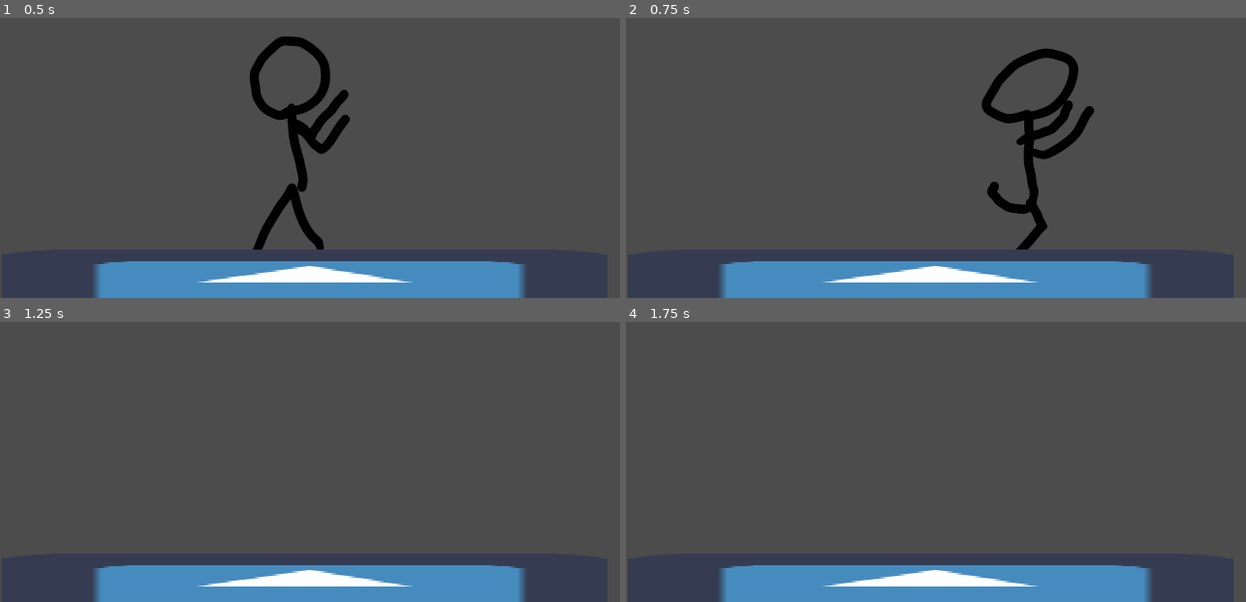
Above: before the commit, frames 1-4 (two rows, left to right).
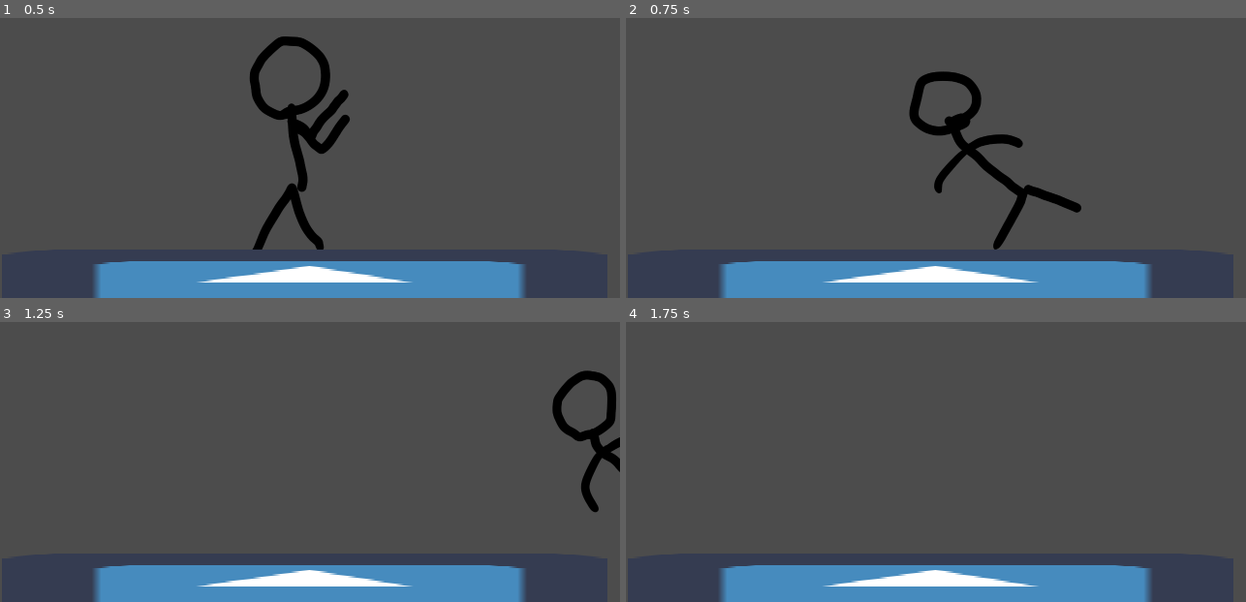
Above: after the commit, the same moments.

Repository: Utfigyii/fighting
Game: Godot game, scene res://assets/scenes/testArena.tscn
The game is run twice, just before and just after one commit, with the same random seed, the same clock (stepped at 60 frames per second) and the same inputs. The engine's default icon, where the game draws it, is replaced by a stand-in: a white triangle on a blue panel in a dark square.
Inputs:
- Up to frame 1 (0.5 s): no input
- Up to frame 2 (0.75 s): tap Enter at 0.5 s; hold Right (ui_right) from 0.53 s (still down); hold J (lk) from 0.53 s (still down)
- Up to frame 3 (1.25 s): keep holding Right (ui_right); keep holding J (lk); tap K (rk) at 0.8 s
- Up to frame 4 (1.75 s): release Right (ui_right) at 1.28 s; release J (lk) at 1.28 s; hold Down (ui_down) from 1.28 s (still down); tap K (rk) at 1.35 s; tap I (rp) at 1.55 s

Frame 1 is identical in both runs. In frame 2, 5.6% of the frame differs, in the area x 45-76%, y 10-83%; in frame 3, 1.6%; in frame 4, nothing differs.

Commit message:
added kicks

Diff:
--- a/assets/characters/FIGHTER_stickman.tscn
+++ b/assets/characters/FIGHTER_stickman.tscn
@@ -13,6 +13,10 @@
 [ext_resource path="res://assets/textures/fighters/stickman/stickman_ljab0010.png" type="Texture" id=11]
 [ext_resource path="res://assets/textures/fighters/stickman/stickman_rjab0006.png" type="Texture" id=12]
 [ext_resource path="res://assets/textures/fighters/stickman/stickman_rjab0007.png" type="Texture" id=13]
+[ext_resource path="res://assets/textures/fighters/stickman/stickman_lkick0012.png" type="Texture" id=14]
+[ext_resource path="res://assets/textures/fighters/stickman/stickman_rkick0015.png" type="Texture" id=15]
+[ext_resource path="res://assets/textures/fighters/stickman/stickman_lkick0013.png" type="Texture" id=16]
+[ext_resource path="res://assets/textures/fighters/stickman/stickman_rkick0016.png" type="Texture" id=17]
 
 [sub_resource type="RectangleShape2D" id=8]
 extents = Vector2( 64, 214 )
@@ -27,6 +31,11 @@
 "name": "idle",
 "speed": 24.0
 }, {
+"frames": [  ],
+"loop": true,
+"name": "New Anim",
+"speed": 5.0
+}, {
 "frames": [ ExtResource( 4 ) ],
 "loop": true,
 "name": "crouch",
@@ -50,6 +59,16 @@
 "frames": [ ExtResource( 12 ), ExtResource( 13 ) ],
 "loop": true,
 "name": "rjab",
+"speed": 5.0
+}, {
+"frames": [ ExtResource( 15 ), ExtResource( 17 ) ],
+"loop": true,
+"name": "rkick",
+"speed": 5.0
+}, {
+"frames": [ ExtResource( 14 ), ExtResource( 16 ) ],
+"loop": true,
+"name": "lkick",
 "speed": 5.0
 } ]
 
@@ -218,6 +237,85 @@
 } ]
 }
 
+[sub_resource type="Animation" id=25]
+resource_name = "lkick"
+length = 0.2
+loop = true
+tracks/0/type = "value"
+tracks/0/path = NodePath("KinematicBody2D/AnimatedSprite:animation")
+tracks/0/interp = 1
+tracks/0/loop_wrap = true
+tracks/0/imported = false
+tracks/0/enabled = true
+tracks/0/keys = {
+"times": PoolRealArray( 0 ),
+"transitions": PoolRealArray( 1 ),
+"update": 1,
+"values": [ "lkick" ]
+}
+tracks/1/type = "value"
+tracks/1/path = NodePath("KinematicBody2D/AnimatedSprite:frame")
+tracks/1/interp = 1
+tracks/1/loop_wrap = true
+tracks/1/imported = false
+tracks/1/enabled = true
+tracks/1/keys = {
+"times": PoolRealArray( 0, 0.1 ),
+"transitions": PoolRealArray( 1, 1 ),
+"update": 1,
+"values": [ 1, 0 ]
+}
+tracks/2/type = "value"
+tracks/2/path = NodePath("KinematicBody2D/attacks/lkick:monitoring")
+tracks/2/interp = 1
+tracks/2/loop_wrap = true
+tracks/2/imported = false
+tracks/2/enabled = true
+tracks/2/keys = {
+"times": PoolRealArray( 0, 0.1 ),
+"transitions": PoolRealArray( 1, 1 ),
+"update": 1,
+"values": [ true, false ]
+}
+tracks/3/type = "value"
+tracks/3/path = NodePath("KinematicBody2D/attacks/lkick:monitorable")
+tracks/3/interp = 1
+tracks/3/loop_wrap = true
+tracks/3/imported = false
+tracks/3/enabled = true
+tracks/3/keys = {
+"times": PoolRealArray( 0, 0.1 ),
+"transitions": PoolRealArray( 1, 1 ),
+"update": 1,
+"values": [ true, false ]
+}
+tracks/4/type = "value"
+tracks/4/path = NodePath("KinematicBody2D/attacks/lkick/lkickhitbox:disabled")
+tracks/4/interp = 1
+tracks/4/loop_wrap = true
+tracks/4/imported = false
+tracks/4/enabled = true
+tracks/4/keys = {
+"times": PoolRealArray( 0, 0.1 ),
+"transitions": PoolRealArray( 1, 1 ),
+"update": 1,
+"values": [ false, true ]
+}
+tracks/5/type = "method"
+tracks/5/path = NodePath("KinematicBody2D")
+tracks/5/interp = 1
+tracks/5/loop_wrap = true
+tracks/5/imported = false
+tracks/5/enabled = true
+tracks/5/keys = {
+"times": PoolRealArray( 0.2 ),
+"transitions": PoolRealArray( 1 ),
+"values": [ {
+"args": [  ],
+"method": "doneAttack"
+} ]
+}
+
 [sub_resource type="Animation" id=22]
 resource_name = "rjab"
 length = 0.15
@@ -272,7 +370,7 @@
 "values": [ true, false ]
 }
 tracks/4/type = "value"
-tracks/4/path = NodePath("KinematicBody2D/attacks/rjab/CollisionShape2D:disabled")
+tracks/4/path = NodePath("KinematicBody2D/attacks/rjab/rjabhitbox:disabled")
 tracks/4/interp = 1
 tracks/4/loop_wrap = true
 tracks/4/imported = false
@@ -298,6 +396,86 @@
 } ]
 }
 
+[sub_resource type="Animation" id=26]
+resource_name = "rkick"
+length = 0.3
+loop = true
+step = 0.01
+tracks/0/type = "value"
+tracks/0/path = NodePath("KinematicBody2D/AnimatedSprite:animation")
+tracks/0/interp = 1
+tracks/0/loop_wrap = true
+tracks/0/imported = false
+tracks/0/enabled = true
+tracks/0/keys = {
+"times": PoolRealArray( 0 ),
+"transitions": PoolRealArray( 1 ),
+"update": 1,
+"values": [ "rkick" ]
+}
+tracks/1/type = "value"
+tracks/1/path = NodePath("KinematicBody2D/AnimatedSprite:frame")
+tracks/1/interp = 1
+tracks/1/loop_wrap = true
+tracks/1/imported = false
+tracks/1/enabled = true
+tracks/1/keys = {
+"times": PoolRealArray( 0, 0.05, 0.15 ),
+"transitions": PoolRealArray( 1, 1, 1 ),
+"update": 1,
+"values": [ 0, 1, 0 ]
+}
+tracks/2/type = "value"
+tracks/2/path = NodePath("KinematicBody2D/attacks/rkick:monitorable")
+tracks/2/interp = 1
+tracks/2/loop_wrap = true
+tracks/2/imported = false
+tracks/2/enabled = true
+tracks/2/keys = {
+"times": PoolRealArray( 0.01, 0.06, 0.16 ),
+"transitions": PoolRealArray( 1, 1, 1 ),
+"update": 1,
+"values": [ false, true, false ]
+}
+tracks/3/type = "value"
+tracks/3/path = NodePath("KinematicBody2D/attacks/rkick:monitoring")
+tracks/3/interp = 1
+tracks/3/loop_wrap = true
+tracks/3/imported = false
+tracks/3/enabled = true
+tracks/3/keys = {
+"times": PoolRealArray( 0.01, 0.06, 0.16 ),
+"transitions": PoolRealArray( 1, 1, 1 ),
+"update": 1,
+"values": [ false, true, false ]
+}
+tracks/4/type = "value"
+tracks/4/path = NodePath("KinematicBody2D/attacks/rkick/rkickhitbox:disabled")
+tracks/4/interp = 1
+tracks/4/loop_wrap = true
+tracks/4/imported = false
+tracks/4/enabled = true
+tracks/4/keys = {
+"times": PoolRealArray( 0.01, 0.06, 0.16 ),
+"transitions": PoolRealArray( 1, 1, 1 ),
+"update": 1,
+"values": [ true, false, true ]
+}
+tracks/5/type = "method"
+tracks/5/path = NodePath("KinematicBody2D")
+tracks/5/interp = 1
+tracks/5/loop_wrap = true
+tracks/5/imported = false
+tracks/5/enabled = true
+tracks/5/keys = {
+"times": PoolRealArray( 0.25 ),
+"transitions": PoolRealArray( 1 ),
+"values": [ {
+"args": [  ],
+"method": "doneAttack"
+} ]
+}
+
 [sub_resource type="Animation" id=9]
 resource_name = "walk"
 length = 0.3
@@ -337,13 +515,17 @@
 animation = "idle"
 
 [sub_resource type="AnimationNodeTransition" id=19]
-input_count = 3
+input_count = 5
 input_0/name = "no"
 input_0/auto_advance = false
 input_1/name = "ljab"
 input_1/auto_advance = false
 input_2/name = "rjab"
 input_2/auto_advance = false
+input_3/name = "lkick"
+input_3/auto_advance = false
+input_4/name = "rkick"
+input_4/auto_advance = false
 
 [sub_resource type="AnimationNodeTransition" id=17]
 input_count = 2
@@ -369,14 +551,20 @@
 [sub_resource type="AnimationNodeAnimation" id=20]
 animation = "ljab"
 
+[sub_resource type="AnimationNodeAnimation" id=27]
+animation = "lkick"
+
 [sub_resource type="AnimationNodeAnimation" id=23]
 animation = "rjab"
 
+[sub_resource type="AnimationNodeAnimation" id=28]
+animation = "rkick"
+
 [sub_resource type="AnimationNodeAnimation" id=10]
 animation = "walk"
 
 [sub_resource type="AnimationNodeBlendTree" id=7]
-graph_offset = Vector2( -158.667, 294.667 )
+graph_offset = Vector2( -121.762, 31.2133 )
 nodes/Animation/node = SubResource( 13 )
 nodes/Animation/position = Vector2( -60, 100 )
 nodes/crouchAnim/node = SubResource( 16 )
@@ -384,27 +572,37 @@
 nodes/idleAnim/node = SubResource( 6 )
 nodes/idleAnim/position = Vector2( -586.667, 186.667 )
 nodes/isAttacking/node = SubResource( 19 )
-nodes/isAttacking/position = Vector2( 506.667, 213.333 )
+nodes/isAttacking/position = Vector2( 933.333, 186.667 )
 nodes/isCrouching/node = SubResource( 17 )
 nodes/isCrouching/position = Vector2( -320, 160 )
 nodes/isOnGround/node = SubResource( 5 )
-nodes/isOnGround/position = Vector2( 186.667, 133.333 )
+nodes/isOnGround/position = Vector2( 320, 26.6667 )
 nodes/isWalking/node = SubResource( 11 )
 nodes/isWalking/position = Vector2( -53.3333, 213.333 )
 nodes/ljabAnim/node = SubResource( 20 )
-nodes/ljabAnim/position = Vector2( 186.667, 293.333 )
-nodes/output/position = Vector2( 693.333, 80 )
+nodes/ljabAnim/position = Vector2( 480, 186.667 )
+nodes/lkickAnim/node = SubResource( 27 )
+nodes/lkickAnim/position = Vector2( 453.333, 320 )
+nodes/output/position = Vector2( 1200, 106.667 )
 nodes/rjabAnim/node = SubResource( 23 )
-nodes/rjabAnim/position = Vector2( 186.667, 400 )
+nodes/rjabAnim/position = Vector2( 293.333, 266.667 )
+nodes/rkickAnim/node = SubResource( 28 )
+nodes/rkickAnim/position = Vector2( 320, 400 )
 nodes/walkAnim/node = SubResource( 10 )
 nodes/walkAnim/position = Vector2( -260, 320 )
-node_connections = [ "output", 0, "isAttacking", "isOnGround …(104 unchanged characters)… Anim", "isAttacking", 2, "rjabAnim", "isCrouching", 0, "idleAnim", "isCrouching" …(78 unchanged characters)…
+node_connections = [ "output", 0, "isAttacking", "isOnGround …(104 unchanged characters)… Anim", "isAttacking", 2, "rjabAnim", "isAttacking", 3, "lkickAnim", "isAttacking", 4, "rkickAnim", "isCrouching", 0, "idleAnim", "isCrouching" …(78 unchanged characters)…
 
 [sub_resource type="RectangleShape2D" id=21]
 extents = Vector2( 84.5, 32.75 )
 
 [sub_resource type="RectangleShape2D" id=24]
 extents = Vector2( 106, 15 )
+
+[sub_resource type="RectangleShape2D" id=29]
+extents = Vector2( 76.7869, 17.5 )
+
+[sub_resource type="RectangleShape2D" id=30]
+extents = Vector2( 93.25, 27 )
 
 [node name="FIGHTER_stickman" type="Node2D"]
 scale = Vector2( 0.5, 0.5 )
@@ -423,7 +621,8 @@
 
 [node name="AnimatedSprite" type="AnimatedSprite" parent="KinematicBody2D"]
 frames = SubResource( 1 )
-animation = "rjab"
+animation = "rkick"
+frame = 1
 
 [node name="AnimationPlayer" type="AnimationPlayer" parent="KinematicBody2D"]
 root_node = NodePath("../..")
@@ -431,14 +630,16 @@
 anims/idle = SubResource( 2 )
 anims/jump = SubResource( 12 )
 anims/ljab = SubResource( 18 )
+anims/lkick = SubResource( 25 )
 anims/rjab = SubResource( 22 )
+anims/rkick = SubResource( 26 )
 anims/walk = SubResource( 9 )
 
 [node name="AnimationTree" type="AnimationTree" parent="KinematicBody2D"]
 tree_root = SubResource( 7 )
 anim_player = NodePath("../AnimationPlayer")
 active = true
-parameters/isAttacking/current = 2
+parameters/isAttacking/current = 4
 parameters/isCrouching/current = 0
 parameters/isOnGround/current = 1
 parameters/isWalking/current = 0
@@ -460,6 +661,23 @@
 
 [node name="rjab" type="Area2D" parent="KinematicBody2D/attacks"]
 
-[node name="CollisionShape2D" type="CollisionShape2D" parent="KinematicBody2D/attacks/rjab"]
+[node name="rjabhitbox" type="CollisionShape2D" parent="KinematicBody2D/attacks/rjab"]
 position = Vector2( 136, -46 )
 shape = SubResource( 24 )
+disabled = true
+
+[node name="lkick" type="Area2D" parent="KinematicBody2D/attacks"]
+monitoring = false
+monitorable = false
+
+[node name="lkickhitbox" type="CollisionShape2D" parent="KinematicBody2D/attacks/lkick"]
+position = Vector2( 90, 82 )
+rotation = -0.375246
+shape = SubResource( 29 )
+disabled = true
+
+[node name="rkick" type="Area2D" parent="KinematicBody2D/attacks"]
+
+[node name="rkickhitbox" type="CollisionShape2D" parent="KinematicBody2D/attacks/rkick"]
+position = Vector2( 142.75, 72 )
+shape = SubResource( 30 )
--- a/assets/scripts/FIGHTER_stickman.gd
+++ b/assets/scripts/FIGHTER_stickman.gd
@@ -74,9 +74,19 @@
 		$AnimationTree.set("parameters/isAttacking/current", 1)
 	if Input.is_action_pressed("rp") && canAttack:
 		isAttacking = true
-		canAttack = true
+		canAttack = false
 		canMove = false
 		$AnimationTree.set("parameters/isAttacking/current", 2)
+	if Input.is_action_pressed("lk") && canAttack:
+		isAttacking = true
+		canAttack = false
+		canMove = false
+		$AnimationTree.set("parameters/isAttacking/current", 3)
+	if Input.is_action_pressed("rk") && canAttack:
+		isAttacking = true
+		canAttack = true
+		canMove = true
+		$AnimationTree.set("parameters/isAttacking/current", 4)
 
 
 	if Input.is_action_just_pressed("close_game"):
Not shown: 1 places in assets/characters/FIGHTER_stickman.tscn that only renumber resources
Not shown, changed: misc/projectFiles/.stickman.kra-autosave.kra
